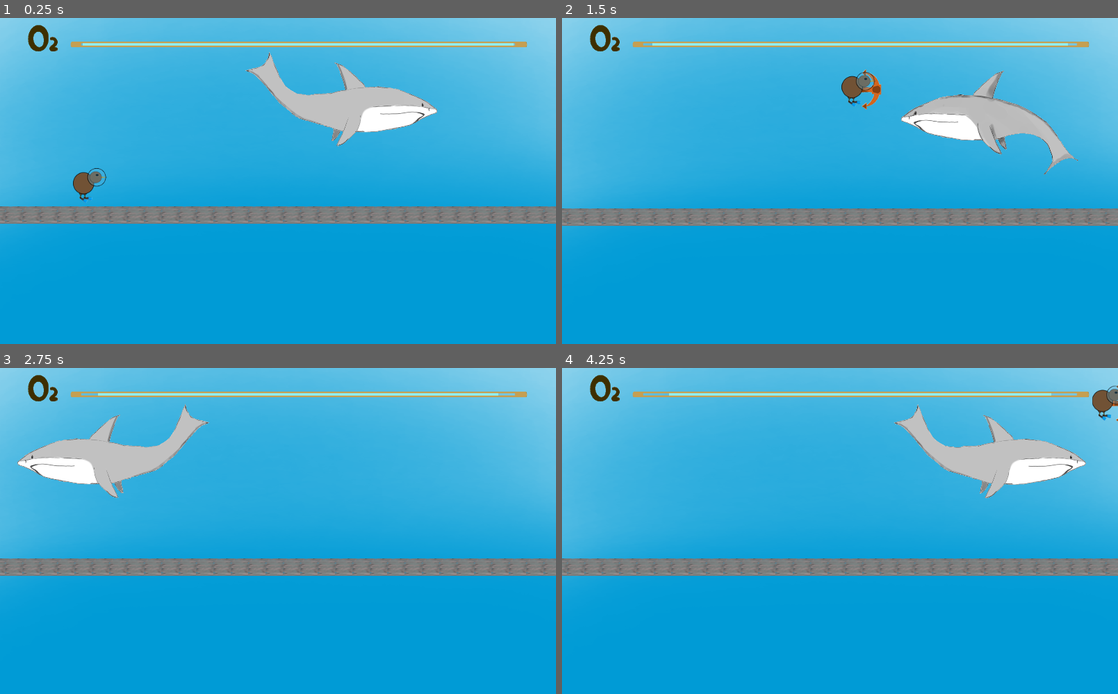
Above: before the commit, frames 1-4 (two rows, left to right).
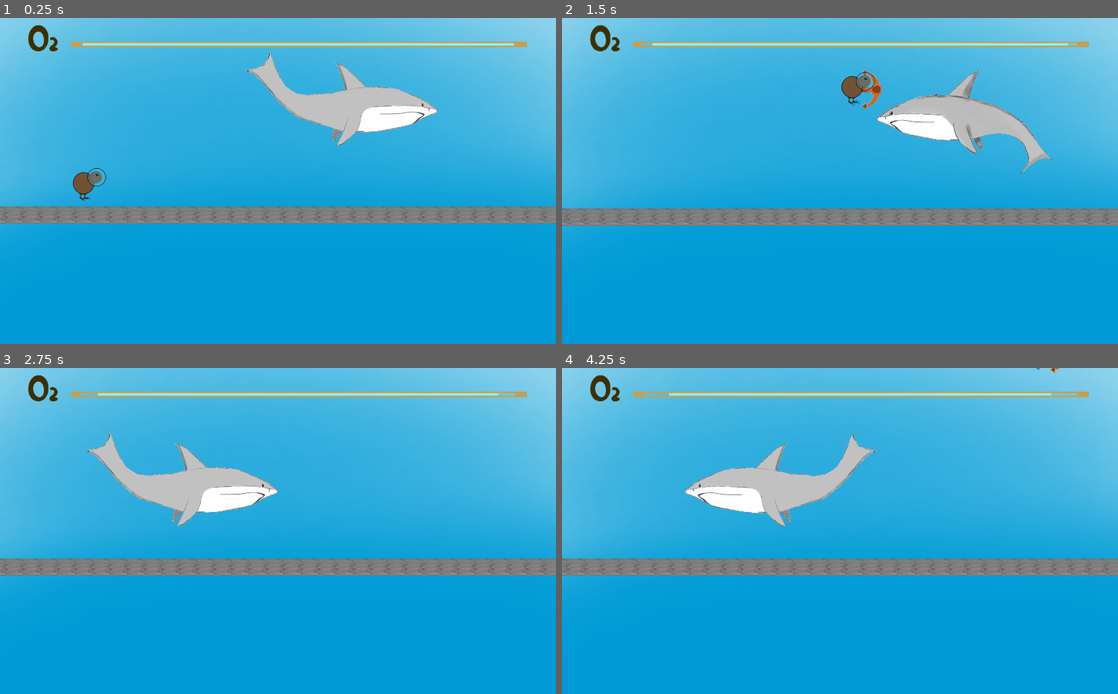
Above: after the commit, the same moments.

Repository: Cpt-Barbosa/CodeGameJam2022
Game: Godot game, scene res://scenes/Game.tscn
Same seed, same stepped clock (60 frames per second), same inputs: the game is played once before the commit and once after it.
Inputs:
- Up to frame 1 (0.25 s): no input
- Up to frame 2 (1.5 s): hold D (move_right) from 0.53 s (still down); tap J (attack) at 0.6, 1.35 s; tap Space (jump) at 0.77 s
- Up to frame 3 (2.75 s): tap Space (jump) at 1.52 s; release D (move_right) at 2.03 s; hold Q (move_left) from 2.03 s (still down); tap J (attack) at 2.1 s
- Up to frame 4 (4.25 s): release Q (move_left) at 2.78 s; hold D (move_right) from 2.78 s (still down); tap J (attack) at 2.85, 3.6 s; tap Space (jump) at 3.02, 3.77 s

The runs differ from the first frame. In frame 1, less than 0.1% of the frame differs, in the area x 5-95%, y 2-11%; in frame 2, 3.0%; in frame 3, 6.3%; in frame 4, 7.5%, in the area x 5-100%, y 0-49%.

Commit message:
Attaque fonctionnel
Attaque du joueur peut tuer le requin + sytème de type pour les collisions

Diff:
--- /dev/null
+++ b/scenes/Ancre.gd
@@ -0,0 +1,15 @@
+extends StaticBody2D
+
+
+# Declare member variables here. Examples:
+# var a = 2
+# var b = "text"
+
+
+# Called when the node enters the scene tree for the first time.
+func _ready():
+	pass # Replace with function body.
+
+func _get(property):
+	if property == "type":
+		return "Ancre"
--- a/scenes/Coffre.gd
+++ b/scenes/Coffre.gd
@@ -3,3 +3,7 @@
 func _notification(what):
 	if what == 0:
 		queue_free()
+
+func _get(property):
+	if property == "type":
+		return "Coffre"
--- a/scenes/Joueur.tscn
+++ b/scenes/Joueur.tscn
@@ -2,8 +2,8 @@
 
 [ext_resource path="res://scripts/Joueur.gd" type="Script" id=1]
 [ext_resource path="res://sprite/joueur/Kiwi_-_droite_64.png" type="Texture" id=2]
+[ext_resource path="res://scenes/Ancre.gd" type="Script" id=3]
 [ext_resource path="res://sprite/joueur/Kiwi_D_Coffre.png" type="Texture" id=4]
-[ext_resource path="res://scenes/barreOxy.tscn" type="PackedScene" id=5]
 [ext_resource path="res://sprite/joueur/attack 4.png" type="Texture" id=7]
 [ext_resource path="res://sprite/joueur/attack 2.png" type="Texture" id=8]
 [ext_resource path="res://sprite/joueur/attack 3.png" type="Texture" id=9]
@@ -258,7 +258,8 @@
 position = Vector2( -14.5, -1 )
 shape = SubResource( 19 )
 
-[node name="Hitbox attaque" type="Area2D" parent="."]
+[node name="Hitbox attaque" type="StaticBody2D" parent="."]
+script = ExtResource( 3 )
 
 [node name="CollisionShape2D" type="CollisionShape2D" parent="Hitbox attaque"]
 position = Vector2( 38, 0 )
@@ -276,8 +277,6 @@
 limit_bottom = 3445
 smoothing_enabled = true
 
-[node name="barreOxy" parent="." instance=ExtResource( 5 )]
-
 [node name="AnimationPlayer" type="AnimationPlayer" parent="."]
 autoplay = "Attaque"
 anims/Attaque = SubResource( 5 )
--- a/scenes/requin.tscn
+++ b/scenes/requin.tscn
@@ -28,9 +28,6 @@
 [node name="CollisionShape2D" type="CollisionShape2D" parent="."]
 position = Vector2( 2, -11 )
 shape = SubResource( 4 )
-__meta__ = {
-"_edit_lock_": true
-}
 
 [node name="Area2D" type="Area2D" parent="."]
 position = Vector2( -3, -7 )
@@ -47,8 +44,5 @@
 animation = "mouvement"
 frame = 3
 flip_h = true
-__meta__ = {
-"_edit_lock_": true
-}
 
 [connection signal="area_entered" from="Area2D" to="." method="_on_Area2D_area_entered"]
--- a/scripts/Joueur.gd
+++ b/scripts/Joueur.gd
@@ -31,16 +31,7 @@
 
 	velocity = move_and_slide(velocity, Vector2.UP)
 
-	var collision = move_and_collide(velocity * delta)
-	if collision && collision.collider.name == "Coffre":
-		collision.collider.notification(0)
-		#print("I collided with ", collision.collider.name)
-	if collision && collision.collider.name == "requin":
-		collision.collider.notification(0)
-		collision.collider.mourir()
-	if collision && collision.collider.get("type") == "BulleAir":
-		collision.collider.notification(0)
-		#print("I collided with ", collision.collider.name)
+	check_collisions(velocity,delta)
 
 func get_gravity() -> float:
 	return jump_gravity if velocity.y < 0.0 else fall_gravity
@@ -69,10 +60,21 @@
 
 	return horizontal
 
+func check_collisions(dir,delta):
+	var collision = move_and_collide(velocity * delta)
+	if collision && collision.collider.get("type") == "Coffre":
+		collision.collider.notification(0)
+	if collision && collision.collider.get("type") == "BulleAir":
+		collision.collider.notification(0)
+
 func die():
 	state_machine.travel("mort")
 	set_physics_process(false)
 
+func _get(property):
+	if property == "type":
+		return "Joueur"
+
 func _notification(what):
 	if what == 0:
 		pass
--- a/scripts/requin.gd
+++ b/scripts/requin.gd
@@ -10,15 +10,10 @@
 	dir.x = speed
 	move_and_slide(dir,FLOOR_NORMAL)
 
-	var collision = move_and_collide(dir * delta)
-	if collision && collision.collider.name == "Joueur":
-		vie = vie -1
-		collision.collider.notification(0)
-
+	check_collisions(dir,delta)
 
 func _notification(what):
-	if what == 0:
-		queue_free()
+	pass
 
 func _on_Area2D_area_entered(area):
 	speed = speed *-1
@@ -27,6 +22,25 @@
 	elif $AnimatedSprite.flip_h == false :
 		$AnimatedSprite.flip_h = true
 
+
+func check_collisions(dir,delta):
+	var collision = move_and_collide(dir * delta)
+	if collision && collision.collider.get("type") == "Joueur":
+		collision.collider.notification(0)
+	if collision && collision.collider.get("type") == "Ancre":
+		vie -= 1
+		if vie == 0:
+			mourir()
+		speed = speed *-1
+		if $AnimatedSprite.flip_h == true :
+			$AnimatedSprite.flip_h = false
+		elif $AnimatedSprite.flip_h == false :
+			$AnimatedSprite.flip_h = true
+
+func _get(property):
+	if property == "type":
+		return "Requin"
+
 func mourir():
 	var posx = self.position.x
 	var posy = self.position.y
@@ -34,3 +48,5 @@
 	ressource.transform = Transform2D(0, Vector2(posx,posy))
 
 	get_tree().get_root().get_child(0).add_child(ressource)
+
+	queue_free()
